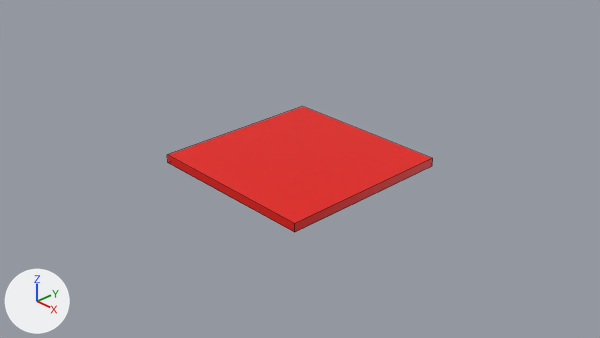
An edit to the Blender file Models/Blender Files/PavingStoneSquare.blend, drawn before and after from the same camera.
Both versions are drawn from the file's camera 'Camera'. The axes (+X, +Y, +Z) are drawn at lower left. The lights are the same throughout. Mesh edges are drawn as thin lines.
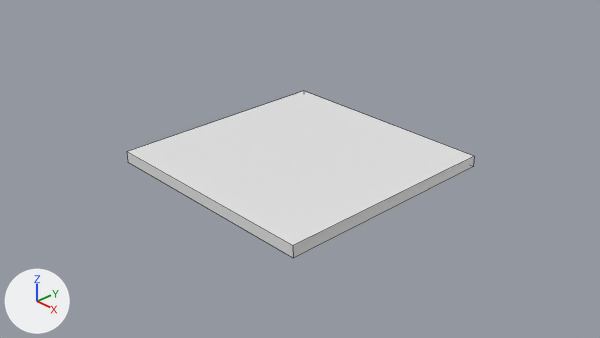
The newer file is also rescaled (x1.307) as a whole; pictures and numbers use the older file's frame.

What differs and where, as boxes [x1, y1, x2, y2] in the pictures (600 x 338 px):
'Cube', recoloured, mesh moved, rescaled (30% wider, 33% taller): before [167, 107, 433, 232]; after [127, 91, 474, 258]

The change in detail:
Material 'Material.001' (mat_material_001) changes colour from red #e70f00 to white #e7e7e7; in linear values from (0.8, 0.00466, 0.0) to (0.8, 0.8, 0.8).
me_cube has 8 vertices, 6 faces and spans x -1.0..1.0, y -1.0..1.0, z -2.0..0.0.
me_cube is used by ob_cube; location (0.0, 0.0, 0.0); scale (1.26, 1.26, -0.0595).
me_cube part 1: the whole mesh is moved by (0.0, 0.0, 2.0).
Object 'Cube' (ob_cube) is rescaled from (1.26, 1.26, -0.0595) to (1.65, 1.65, 0.0794).
